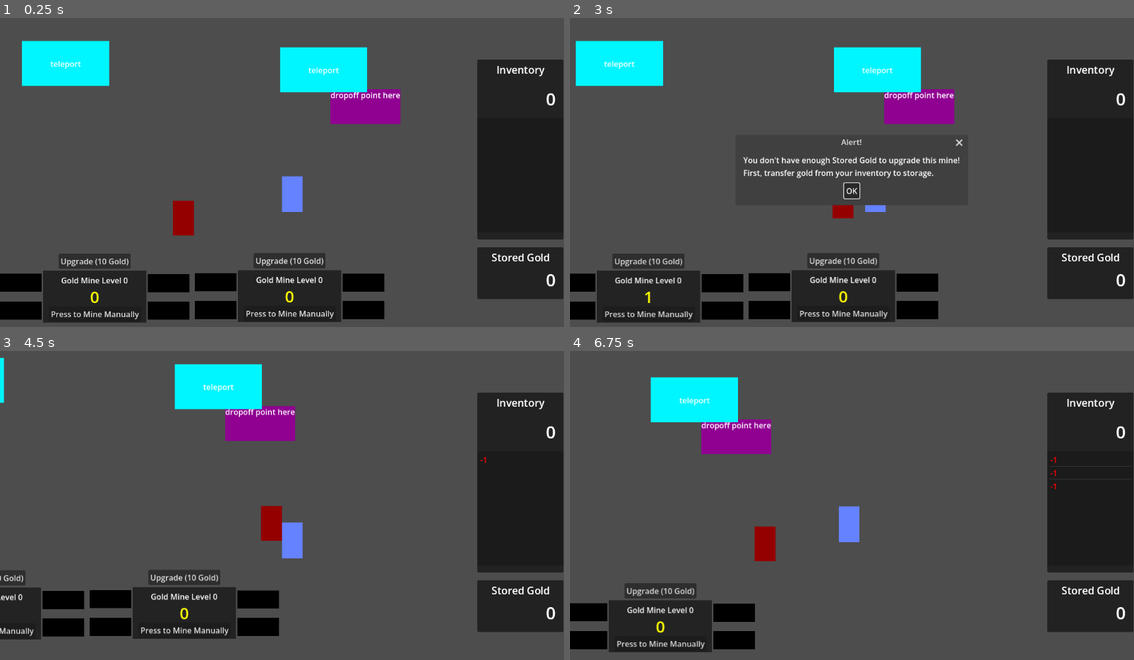
Above: before the commit, frames 1-4 (two rows, left to right).
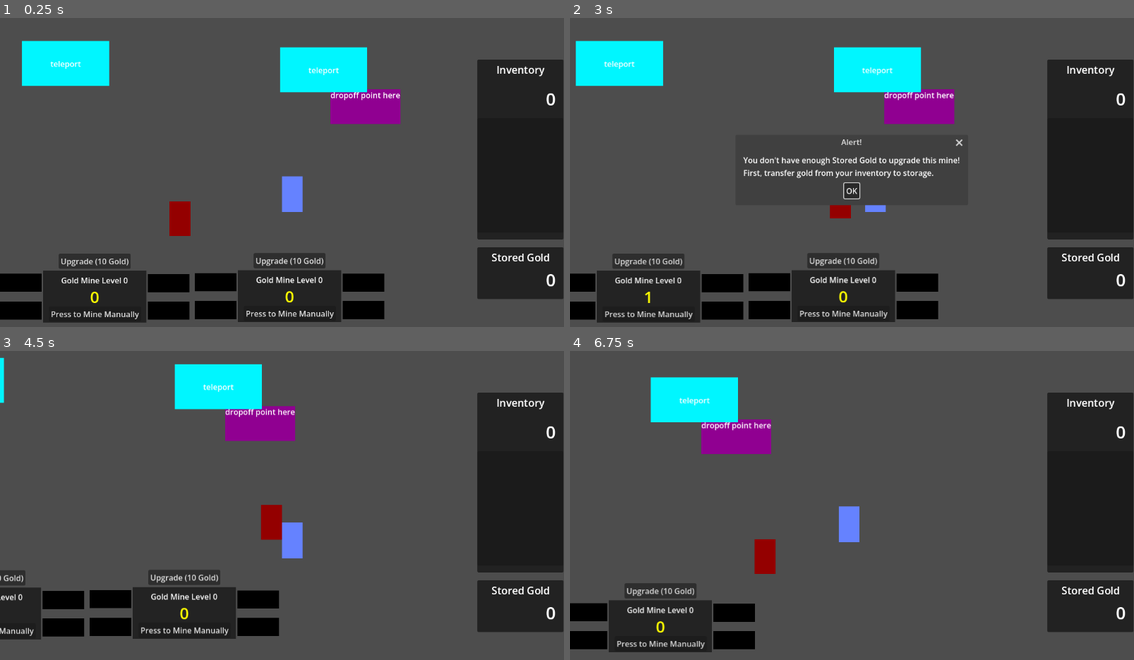
Above: after the commit, the same moments.

Repository: matrndev/gold-game
Game: Godot game, scene res://scenes/dropoff_maze.tscn
Same seed, same stepped clock (60 frames per second), same inputs: the game is played once before the commit and once after it. This scene is started directly instead of the project's main scene.
Inputs:
- Up to frame 1 (0.25 s): no input
- Up to frame 2 (3 s): click "Press to Mine Manually" at 0.5 s; click "Upgrade (10 Gold)" at 1.25 s; click "OK" at 2 s; tap Enter at 2.75 s; hold D (move_right) from 2.78 s (still down)
- Up to frame 3 (4.5 s): release D (move_right) at 3.5 s; click "OK" at 3.5 s; hold S (move_down) from 4.28 s (still down)
- Up to frame 4 (6.75 s): release S (move_down) at 5.03 s; hold D (move_right) 5.03-5.78 s; hold W (move_up) 5.78-6.53 s; hold A (move_left) from 6.53 s (still down)

The runs differ from the first frame. In frame 1, 0.2% of the frame differs, in the area x 30-35%, y 59-71%; in frame 2, less than 0.1%; in frame 3, less than 0.1%; in frame 4, 0.3%, in the area x 32-87%, y 34-73%.

Commit message:
enemies steal from inventory

Diff:
--- a/scenes/enemy.tscn
+++ b/scenes/enemy.tscn
@@ -4,6 +4,9 @@
 
 [sub_resource type="RectangleShape2D" id="RectangleShape2D_8tegq"]
 size = Vector2(43, 71)
+
+[sub_resource type="RectangleShape2D" id="RectangleShape2D_7p1mj"]
+size = Vector2(61, 88)
 
 [node name="Enemy" type="CharacterBody2D" unique_id=1309421750]
 script = ExtResource("1_7p1mj")
@@ -19,3 +22,17 @@
 debug_color = Color(0.5533992, 0.40030515, 1, 0.41960785)
 
 [node name="NavigationAgent2D" type="NavigationAgent2D" parent="." unique_id=411664600]
+
+[node name="Area2D" type="Area2D" parent="." unique_id=1356206227]
+
+[node name="CollisionShape2D" type="CollisionShape2D" parent="Area2D" unique_id=609256355]
+position = Vector2(21.5, 36)
+shape = SubResource("RectangleShape2D_7p1mj")
+debug_color = Color(1.4439225e-06, 0.63154477, 0.4643941, 0.41960785)
+
+[node name="StealingTimer" type="Timer" parent="." unique_id=1213336987]
+wait_time = 0.1
+
+[connection signal="body_entered" from="Area2D" to="." method="_on_area_2d_body_entered"]
+[connection signal="body_exited" from="Area2D" to="." method="_on_area_2d_body_exited"]
+[connection signal="timeout" from="StealingTimer" to="." method="_on_stealing_timer_timeout"]
--- a/scripts/enemy.gd
+++ b/scripts/enemy.gd
@@ -1,9 +1,10 @@
 extends CharacterBody2D
 
-@export var movement_speed: float = 200.0
+@export var movement_speed: float = 170.0
 var movement_target_position: Vector2
 
 @onready var navigation_agent: NavigationAgent2D = $NavigationAgent2D
+
 
 func _ready() -> void:
 	navigation_agent.path_desired_distance = 4.0
@@ -30,3 +31,19 @@
 
 	velocity = current_agent_position.direction_to(next_path_position) * movement_speed
 	move_and_slide()
+
+func _on_area_2d_body_entered(body: Node2D) -> void:
+	if body.name == "Player":
+		$StealingTimer.start()
+
+
+func _on_area_2d_body_exited(body: Node2D) -> void:
+	if body.name == "Player":
+		$StealingTimer.stop()
+
+
+func _on_stealing_timer_timeout() -> void:
+	if StoredStats.gold_inventory <= 0:
+		return
+	StoredStats.gold_inventory -= 1
+	StoredStats.gold_transactions.append(-1)
--- a/scripts/player.gd
+++ b/scripts/player.gd
@@ -1,16 +1,11 @@
 extends CharacterBody2D
+
 
 @export var movement_speed: float = 300
 
-var current_gold: int = StoredStats.gold_inventory
-var gold_transactions: Array[int] = StoredStats.gold_transactions
 
 func _physics_process(_delta) -> void:
 	var input_direction = Input.get_vector("move_left", "move_right", "move_up", "move_down")
 	velocity = input_direction * movement_speed
 
-	if not velocity == Vector2.ZERO and randf() < 0.01: # losing gold while walking
-		gold_transactions.append(-1)
-		current_gold -= 1
-
 	move_and_slide()
